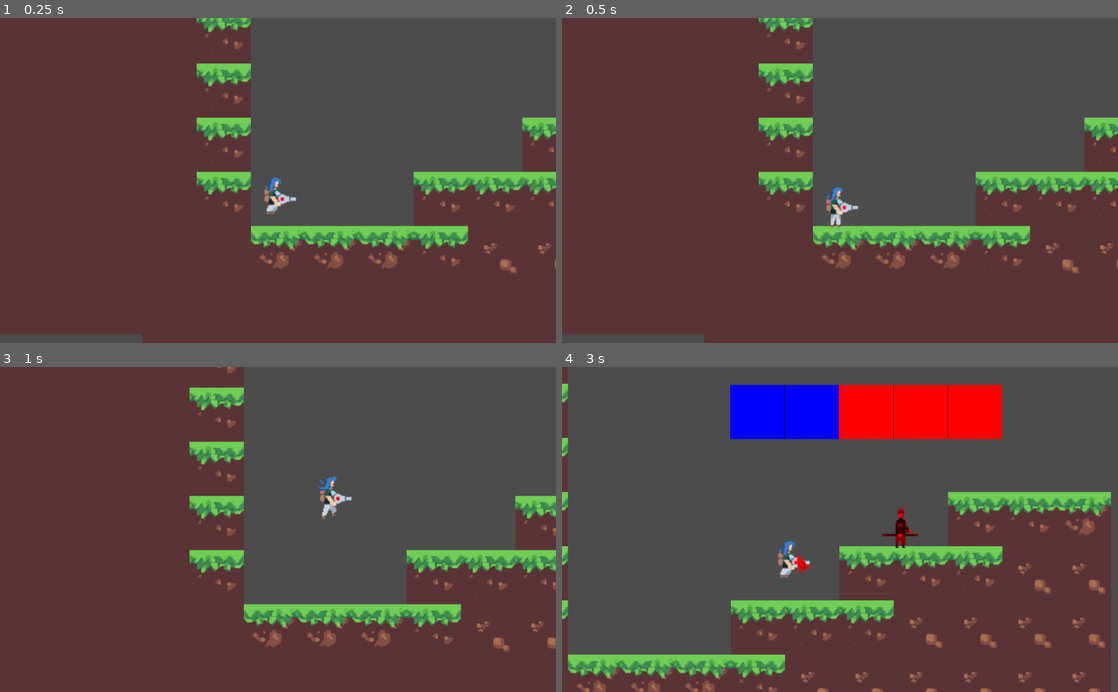
Above: before the commit, frames 1-4 (two rows, left to right).
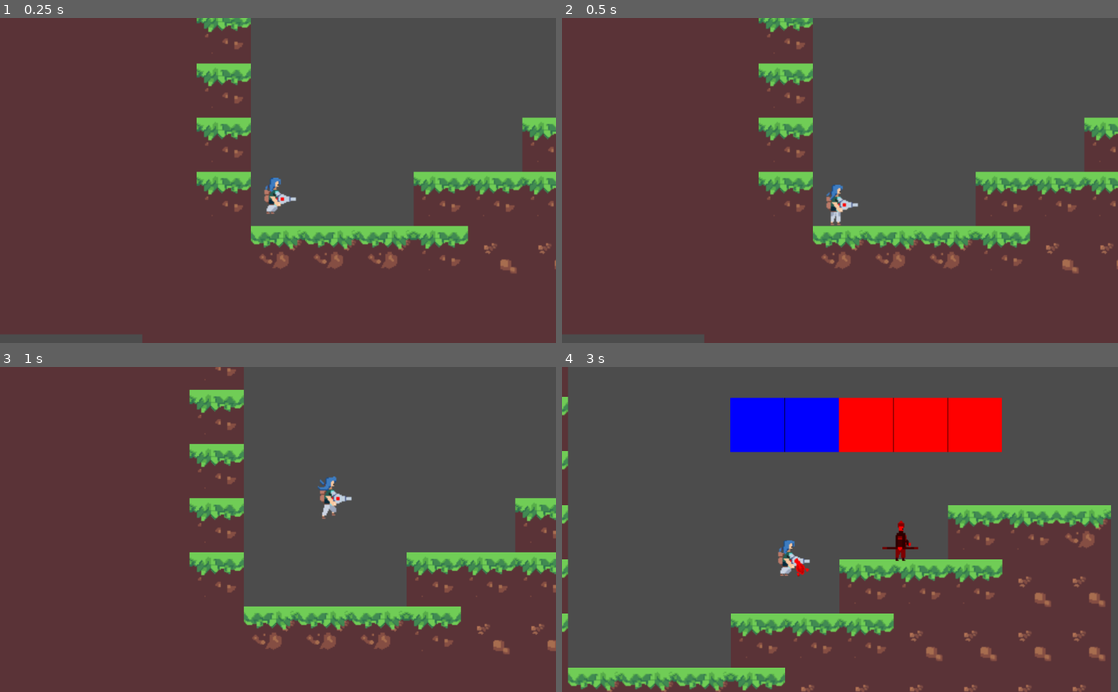
Above: after the commit, the same moments.

Repository: patrat3121/ldj-2018
Game: Godot game, scene res://levels/Level0.tscn
The game is run twice, just before and just after one commit, with the same random seed, the same clock (stepped at 60 frames per second) and the same inputs.
Inputs (mouse positions are in pixels of both pictures, inside the frame that each line leads up to):
- Up to frame 1 (0.25 s): no input
- Up to frame 2 (0.5 s): no input
- Up to frame 3 (1 s): move the mouse to (400, 513) at 0.52 s; hold D (move_right) from 0.53 s (still down); hold Space (jump) from 0.53 s (still down)
- Up to frame 4 (3 s): move the mouse to (728, 545) at 1.27 s; release Space (jump) at 1.28 s; click (728, 545) at 1.35 s; tap Space (jump) at 1.52, 1.55, 1.82 s; move the mouse to (895, 458) at 2.02 s; release D (move_right) at 2.03 s; hold A (move_left) 2.03-2.78 s; hold Space (jump) 2.03-2.78 s; move the mouse to (812, 594) at 2.77 s; hold D (move_right) from 2.78 s (still down); click (812, 594) at 2.85 s

Frame 1 is identical in both runs. In frame 2, 0.3% of the frame differs, in the area x 47-54%, y 51-65%; in frame 3, 4.8%; in frame 4, 20%, in the area x 0-99%, y 5-100%.

Commit message:
Fix getting stuck on tile-border

Diff:
--- a/scenes/Player.tscn
+++ b/scenes/Player.tscn
@@ -4,23 +4,23 @@
 [ext_resource path="res://assets/images/prisma/idle/PrismaIdle-2.png" type="Texture" id=2]
 [ext_resource path="res://assets/images/prisma/idle/PrismaIdle-3.png" type="Texture" id=3]
 [ext_resource path="res://assets/images/prisma/idle/PrismaIdle.png" type="Texture" id=4]
-[ext_resource path="res://assets/images/prisma/running/PrismaRunning-1.png" type="Texture" id=5]
-[ext_resource path="res://assets/images/prisma/running/PrismaRunning-10.png" type="Texture" id=6]
-[ext_resource path="res://assets/images/prisma/running/PrismaRunning-11.png" type="Texture" id=7]
-[ext_resource path="res://assets/images/prisma/running/PrismaRunning-12.png" type="Texture" id=8]
-[ext_resource path="res://assets/images/prisma/running/PrismaRunning-13.png" type="Texture" id=9]
-[ext_resource path="res://assets/images/prisma/running/PrismaRunning-14.png" type="Texture" id=10]
-[ext_resource path="res://assets/images/prisma/running/PrismaRunning-2.png" type="Texture" id=11]
-[ext_resource path="res://assets/images/prisma/running/PrismaRunning-3.png" type="Texture" id=12]
-[ext_resource path="res://assets/images/prisma/running/PrismaRunning-4.png" type="Texture" id=13]
-[ext_resource path="res://assets/images/prisma/running/PrismaRunning-5.png" type="Texture" id=14]
-[ext_resource path="res://assets/images/prisma/running/PrismaRunning-6.png" type="Texture" id=15]
-[ext_resource path="res://assets/images/prisma/running/PrismaRunning-7.png" type="Texture" id=16]
-[ext_resource path="res://assets/images/prisma/running/PrismaRunning-8.png" type="Texture" id=17]
-[ext_resource path="res://assets/images/prisma/running/PrismaRunning-9.png" type="Texture" id=18]
-[ext_resource path="res://assets/images/prisma/jumping/PrismaJumping-1.png" type="Texture" id=19]
-[ext_resource path="res://assets/images/prisma/jumping/PrismaJumping-2.png" type="Texture" id=20]
-[ext_resource path="res://assets/images/prisma/jumping/PrismaJumping-3.png" type="Texture" id=21]
+[ext_resource path="res://assets/images/prisma/jumping/PrismaJumping-1.png" type="Texture" id=5]
+[ext_resource path="res://assets/images/prisma/jumping/PrismaJumping-2.png" type="Texture" id=6]
+[ext_resource path="res://assets/images/prisma/jumping/PrismaJumping-3.png" type="Texture" id=7]
+[ext_resource path="res://assets/images/prisma/running/PrismaRunning-1.png" type="Texture" id=8]
+[ext_resource path="res://assets/images/prisma/running/PrismaRunning-10.png" type="Texture" id=9]
+[ext_resource path="res://assets/images/prisma/running/PrismaRunning-11.png" type="Texture" id=10]
+[ext_resource path="res://assets/images/prisma/running/PrismaRunning-12.png" type="Texture" id=11]
+[ext_resource path="res://assets/images/prisma/running/PrismaRunning-13.png" type="Texture" id=12]
+[ext_resource path="res://assets/images/prisma/running/PrismaRunning-14.png" type="Texture" id=13]
+[ext_resource path="res://assets/images/prisma/running/PrismaRunning-2.png" type="Texture" id=14]
+[ext_resource path="res://assets/images/prisma/running/PrismaRunning-3.png" type="Texture" id=15]
+[ext_resource path="res://assets/images/prisma/running/PrismaRunning-4.png" type="Texture" id=16]
+[ext_resource path="res://assets/images/prisma/running/PrismaRunning-5.png" type="Texture" id=17]
+[ext_resource path="res://assets/images/prisma/running/PrismaRunning-6.png" type="Texture" id=18]
+[ext_resource path="res://assets/images/prisma/running/PrismaRunning-7.png" type="Texture" id=19]
+[ext_resource path="res://assets/images/prisma/running/PrismaRunning-8.png" type="Texture" id=20]
+[ext_resource path="res://assets/images/prisma/running/PrismaRunning-9.png" type="Texture" id=21]
 [ext_resource path="res://assets/images/prisma/shooting/PrismaShooting-1.png" type="Texture" id=22]
 [ext_resource path="res://assets/images/prisma/shooting/PrismaShooting-2.png" type="Texture" id=23]
 [ext_resource path="res://assets/images/prisma/shooting/PrismaShooting-3.png" type="Texture" id=24]
@@ -30,7 +30,7 @@
 [ext_resource path="res://assets/images/prisma/death/PrismaDeath-1.png" type="Texture" id=28]
 [ext_resource path="res://assets/images/prisma/death/PrismaDeath-2.png" type="Texture" id=29]
 
-[sub_resource type="SpriteFrames" id=2]
+[sub_resource type="SpriteFrames" id=1]
 
 animations = [ {
 "frames": [ ExtResource( 2 ), ExtResource( 3 ), ExtResource( 4 ) ],
@@ -38,15 +38,15 @@
 "name": "idle",
 "speed": 3.0
 }, {
-"frames": [ ExtResource( 5 ), ExtResource( 6 ), ExtResource( 7 ), ExtResource( 8 ), ExtResource( 9 ), ExtResource( 10 ), ExtResource( 11 ), ExtResource( 12 ), ExtResource( 13 ), ExtResource( 14 ), ExtResource( 15 ), ExtResource( 16 ), ExtResource( 17 ), ExtResource( 18 ) ],
+"frames": [ ExtResource( 5 ), ExtResource( 6 ), ExtResource( 7 ) ],
+"loop": false,
+"name": "jumping",
+"speed": 3.0
+}, {
+"frames": [ ExtResource( 8 ), ExtResource( 9 ), ExtResource( 10 ), ExtResource( 11 ), ExtResource( 12 ), ExtResource( 13 ), ExtResource( 14 ), ExtResource( 15 ), ExtResource( 16 ), ExtResource( 17 ), ExtResource( 18 ), ExtResource( 19 ), ExtResource( 20 ), ExtResource( 21 ) ],
 "loop": true,
 "name": "running",
 "speed": 20.0
-}, {
-"frames": [ ExtResource( 19 ), ExtResource( 20 ), ExtResource( 21 ) ],
-"loop": false,
-"name": "jumping",
-"speed": 3.0
 }, {
 "frames": [ ExtResource( 22 ), ExtResource( 23 ), ExtResource( 24 ), ExtResource( 25 ), ExtResource( 26 ), ExtResource( 27 ) ],
 "loop": false,
@@ -59,13 +59,12 @@
 "speed": 2.0
 } ]
 
-[sub_resource type="CapsuleShape2D" id=3]
+[sub_resource type="RectangleShape2D" id=2]
 
 custom_solver_bias = 0.0
-radius = 8.85165
-height = 20.0
+extents = Vector2( 10, 21.5122 )
 
-[node name="Player" type="KinematicBody2D"]
+[node name="Player" type="KinematicBody2D" index="0"]
 
 input_pickable = false
 collision_layer = 1
@@ -81,15 +80,15 @@
 
 [node name="AnimatedSprite" type="AnimatedSprite" parent="." index="0"]
 
-frames = SubResource( 2 )
+frames = SubResource( 1 )
 animation = "idle"
 _sections_unfolded = [ "Transform" ]
 
 [node name="CollisionShape2D" type="CollisionShape2D" parent="." index="1"]
 
-position = Vector2( 2.68115, -0.553 )
-scale = Vector2( 1.22623, 0.902559 )
-shape = SubResource( 3 )
+position = Vector2( 0.887188, -0.553 )
+scale = Vector2( 1.36423, 0.902559 )
+shape = SubResource( 2 )
 _sections_unfolded = [ "Transform" ]
 
 [node name="Foo" type="Node2D" parent="." index="2"]
